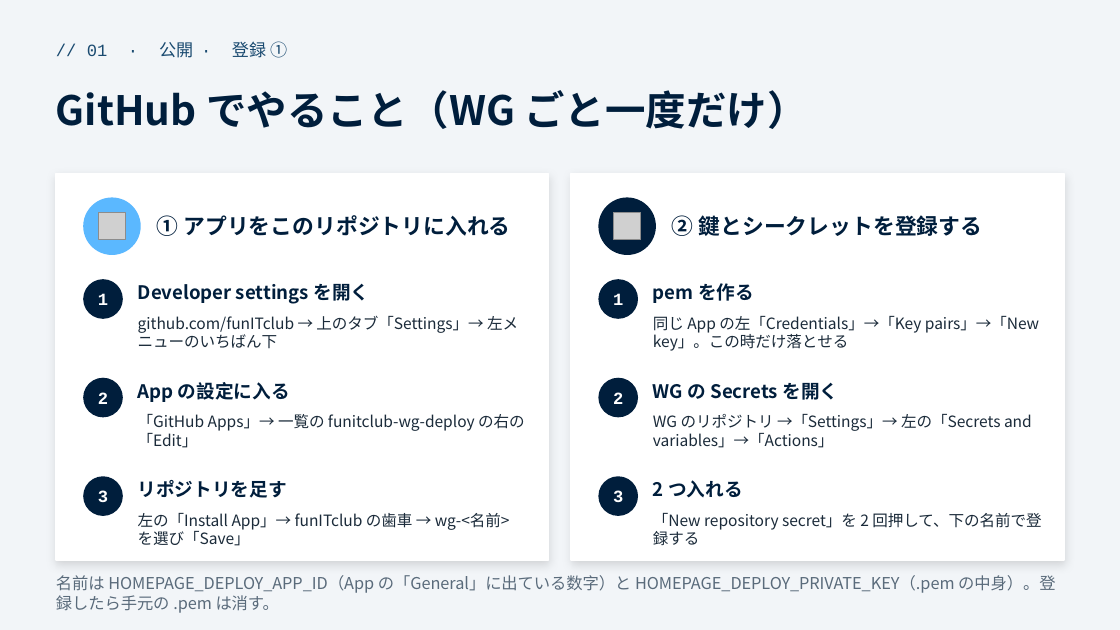
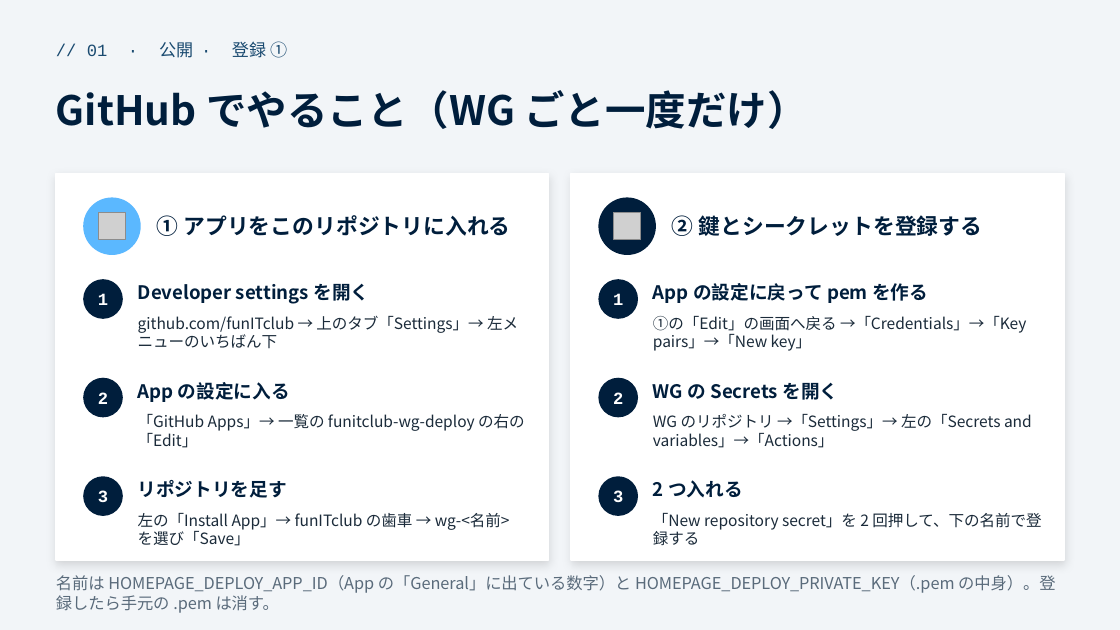
Before and after one commit to funITclub/homepage, a slide deck: slide 11 of static/guide/01_リポジトリの作り方と運用.pptx. Drawn at 1120x630 pixels with LibreOffice and Linux fonts; fonts in the diff are those of the drawing; grey boxes stand for pictures. Boxes give left, top, right and bottom in pixels: in the first picture for what was removed or moved away, otherwise in the second. Text is boxed around its words. In the diff, an @@ line names an element or a change of style, - is before the commit and + after.

```diff
--- a/static/guide/01_リポジトリの作り方と運用.pptx
+++ b/static/guide/01_リポジトリの作り方と運用.pptx
@@ text at [653, 283, 928, 303]: text changed @@
-pem を作る
+App の設定に戻って pem を作る
@@ text at [653, 316, 1026, 351]: text changed @@
-同じ App の左「Credentials」→「Key pairs」→「New key」。この時だけ落とせる
+①の「Edit」の画面へ戻る →「Credentials」→「Key pairs」→「New key」
```
Also in this commit, not shown: 1 other file.
